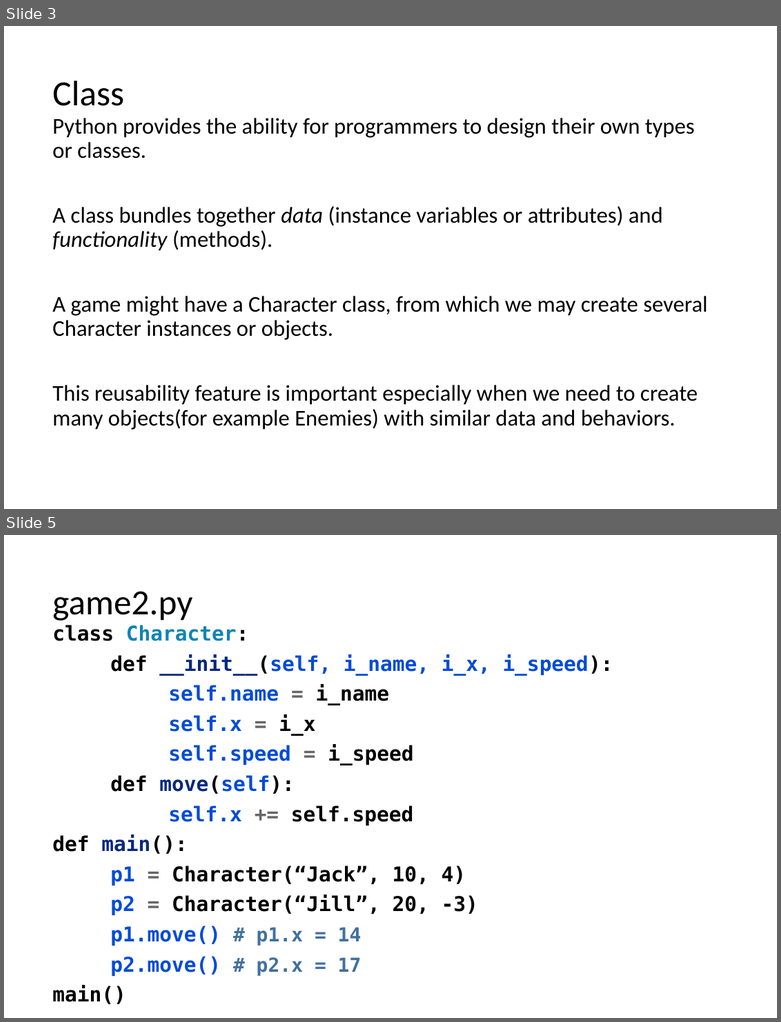
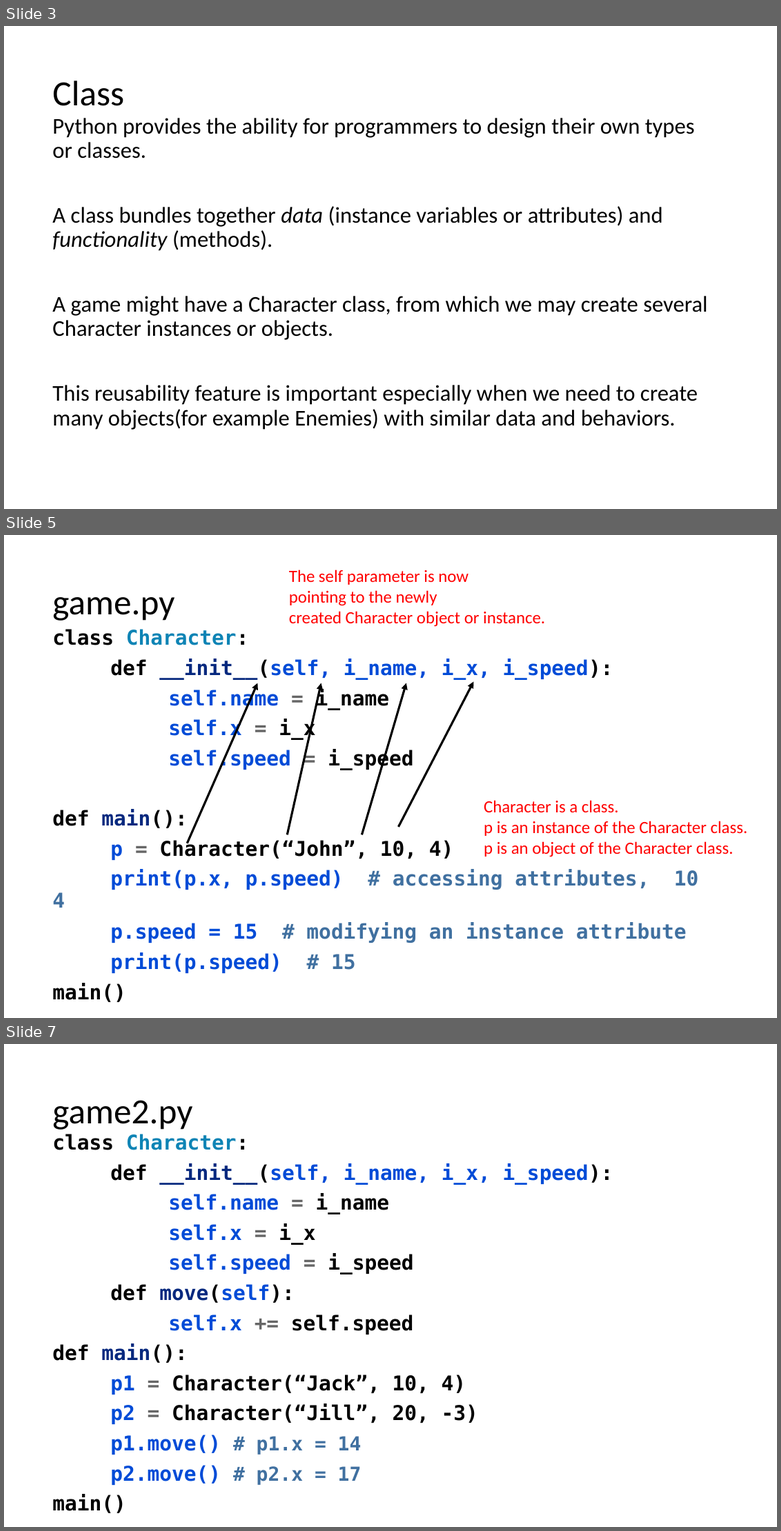
Before and after one commit to LongBaoNguyen/longbaonguyen.github.io, a slide deck: courses/apcsp/lect9.pptx. Shown one above the other, each under a label of ours: slides 3 and 5 before the commit, slides 3, 5 and 7 after it; the slides between them are not shown. The pictures are 781x1022 and 781x1531 pixels, drawn with LibreOffice and Linux fonts; fonts in the diff are those of the drawing. Boxes give left, top, right and bottom in pixels: in the first picture for what was removed or moved away, otherwise in the second. Text is boxed around its words. In the diff, an @@ line names an element or a change of style, - is before the commit and + after.

```diff
--- a/courses/apcsp/lect9.pptx
+++ b/courses/apcsp/lect9.pptx
@@ slide 5 added at [4, 535, 777, 1018], background #FFFFFF @@
@@ text added at [289, 569, 545, 627], 16 pt, text #FF0000 @@
+The self parameter is now
+pointing to the newly
+created Character object or instance.
@@ title added at [52, 597, 174, 621], 33 pt, text #000000 @@
+game.py
@@ text added at [52, 629, 699, 1002], 19 pt, text #004BD7, bold @@
+class Character:
+def __init__(self, i_name, i_x, i_speed):
+self.name = i_name
+self.x = i_x
+self.speed = i_speed
+def main():
+p = Character(“John”, 10, 4)
+print(p.x, p.speed) # accessing attributes, 10 4
+p.speed = 15 # modifying an instance attribute
+print(p.speed) # 15
+main()
@@ arrow added from (187, 843) to (257, 683), #000000 2 pt @@
@@ arrow added from (287, 835) to (321, 683), #000000 2 pt @@
@@ arrow added from (362, 835) to (406, 683), #000000 2 pt @@
@@ arrow added from (398, 827) to (473, 682), #000000 2 pt @@
@@ text added at [484, 800, 748, 857], 16 pt, text #FF0000 @@
+Character is a class.
+p is an instance of the Character class.
+p is an object of the Character class.
@@ what was slide 5 is now slide 7 @@
```
Also in this commit, not shown: 2 slides changed, 2 other slides added, 3 other files.
